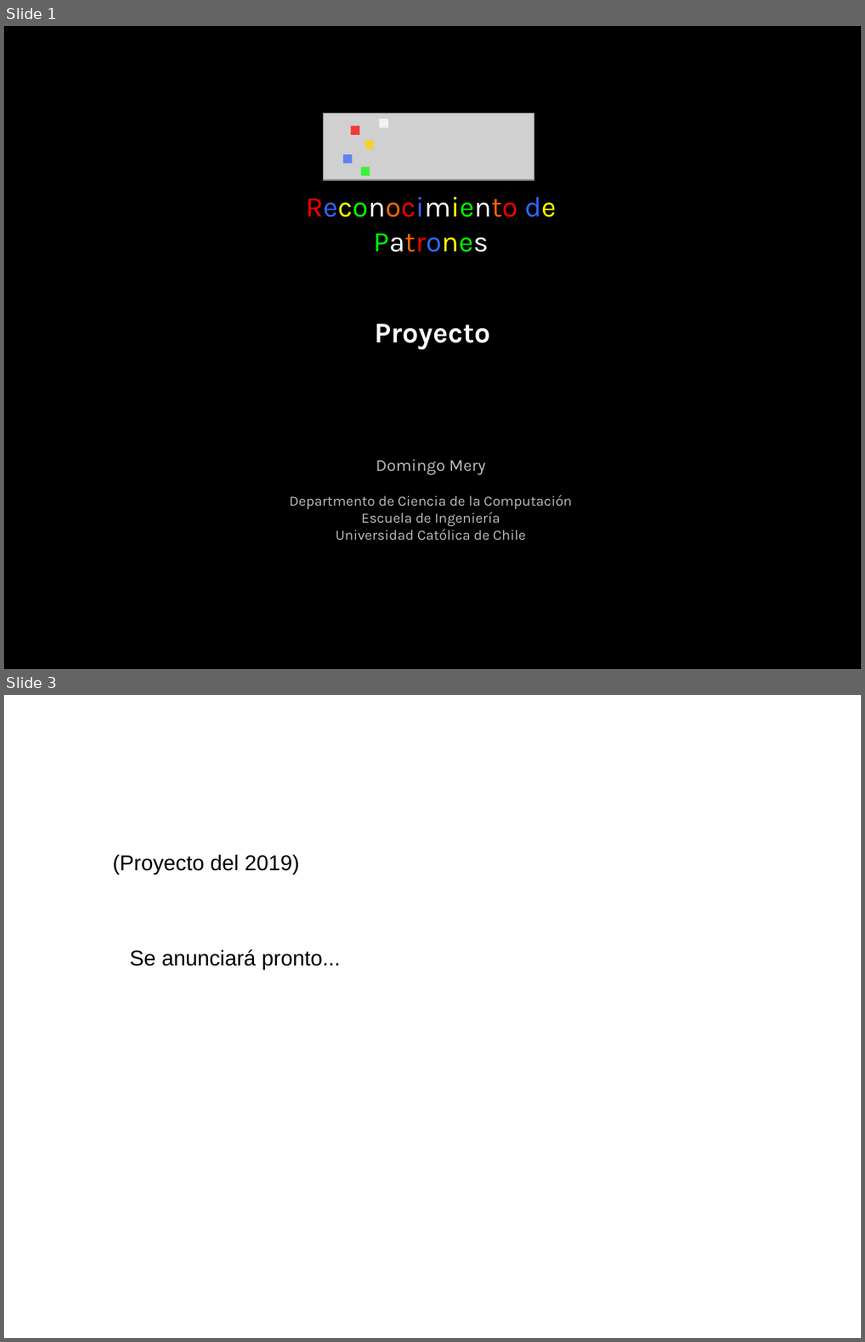
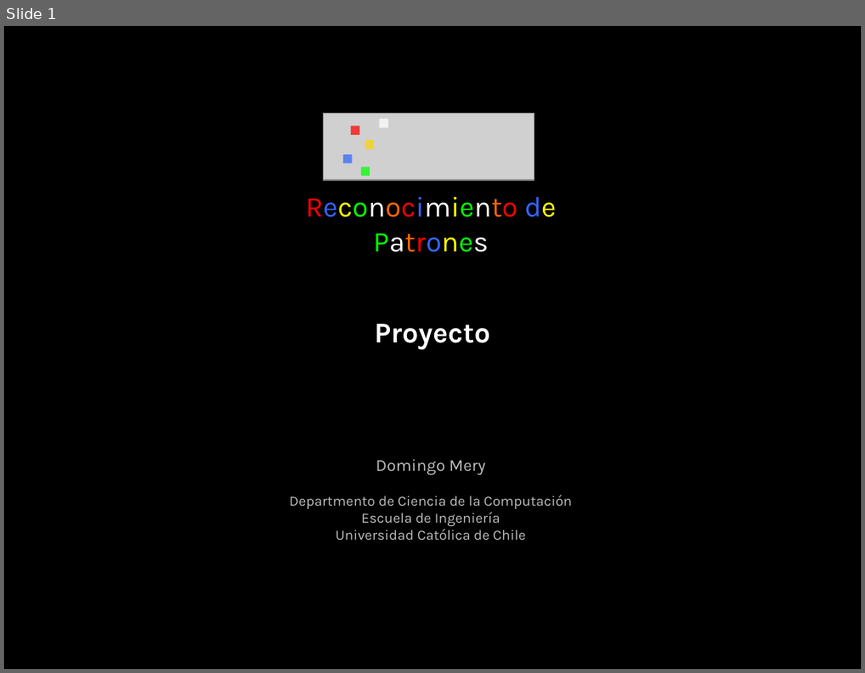
Before and after one commit to domingomery/patrones, a slide deck: clases/Cap00_Lineas_Generales/program/PAT00_Proyecto.pptx. Shown one above the other, each under a label of ours: slides 1 and 3 before the commit, slide 1 after it; the slides between them are not shown. The pictures are 865x1342 and 865x673 pixels, drawn with LibreOffice and Linux fonts; fonts in the diff are those of the drawing; grey boxes stand for pictures. Boxes give left, top, right and bottom in pixels: in the first picture for what was removed or moved away, otherwise in the second. Text is boxed around its words. In the diff, an @@ line names an element or a change of style, - is before the commit and + after.

Commit message:
proyecto

```diff
--- a/clases/Cap00_Lineas_Generales/program/PAT00_Proyecto.pptx
+++ b/clases/Cap00_Lineas_Generales/program/PAT00_Proyecto.pptx
@@ slide 3 removed at (4, 695, 861, 1338), background #FFFFFF @@
@@ text removed at (113, 854, 299, 874) @@
-(Proyecto del 2019)
@@ text removed at (130, 949, 340, 970) @@
-Se anunciará pronto...
```
Also in this commit, not shown: 1 slide added, 1 other slide removed, 4 other files.
